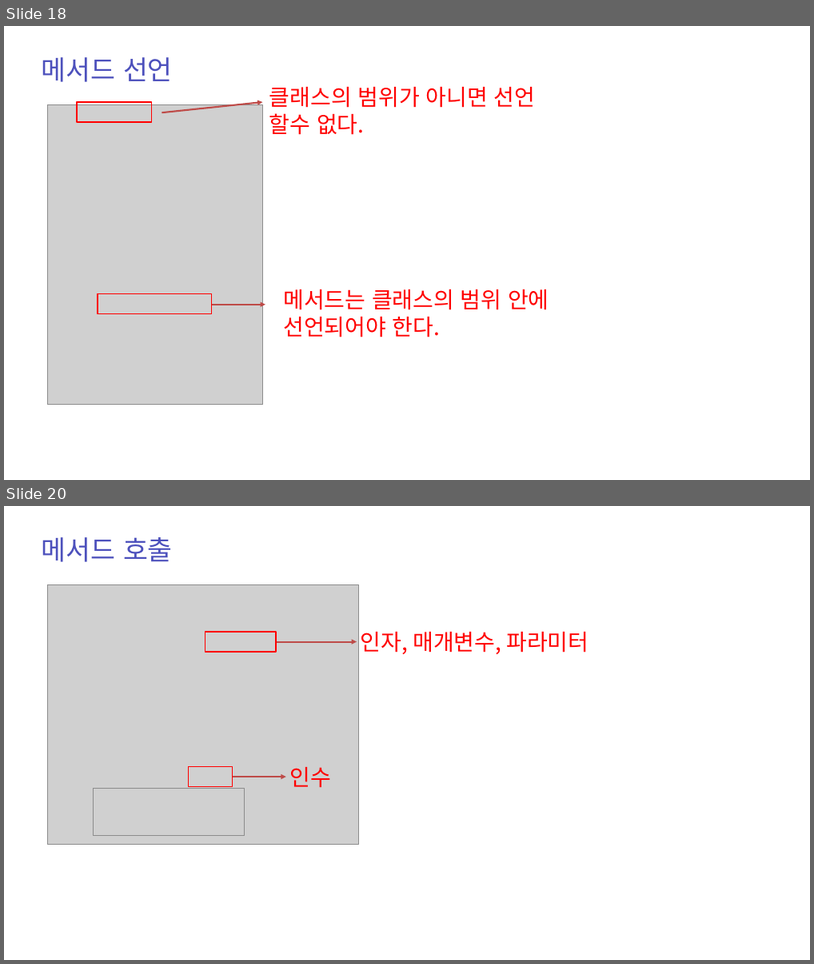
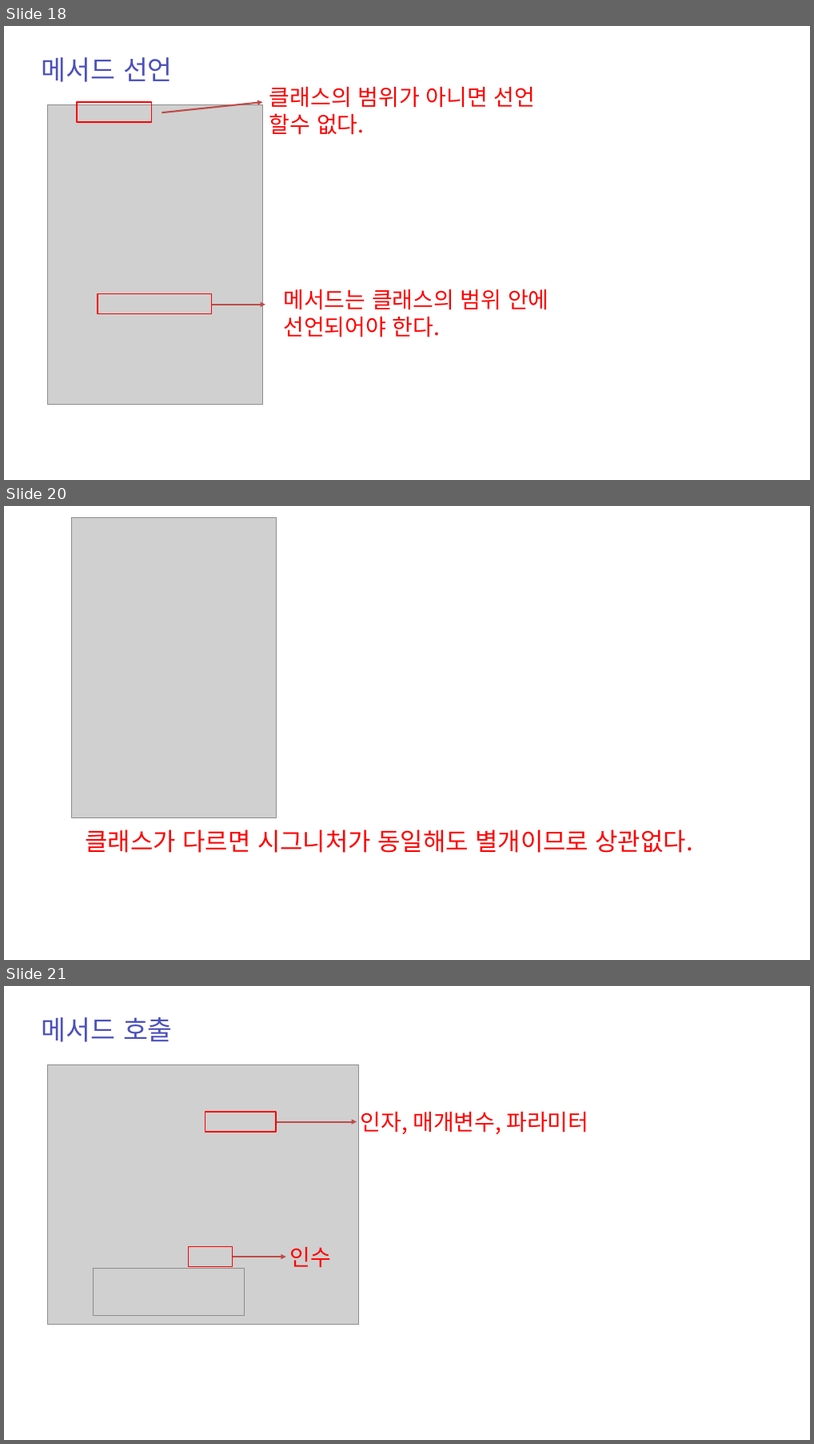
Before and after one commit to zest132/JavaLecture, a slide deck: JavaLecture/LectureFile/java 6강.pptx. Shown one above the other, each under a label of ours: slides 18 and 20 before the commit, slides 18, 20 and 21 after it; the slides between them are not shown. The pictures are 814x964 and 814x1444 pixels, drawn with LibreOffice and Linux fonts; fonts in the diff are those of the drawing; grey boxes stand for pictures. Boxes give left, top, right and bottom in pixels: in the first picture for what was removed or moved away, otherwise in the second. Text is boxed around its words. In the diff, an @@ line names an element or a change of style, - is before the commit and + after.

```diff
--- a/JavaLecture/LectureFile/java 6강.pptx
+++ b/JavaLecture/LectureFile/java 6강.pptx
@@ slide 20 added at box(4, 506, 810, 960), background #FFFFFF @@
@@ picture added at box(71, 518, 276, 817) @@
@@ text added at box(86, 829, 694, 852), 44 pt, text #FF0000 @@
+클래스가 다르면 시그니처가 동일해도 별개이므로 상관없다.
@@ what was slide 20 is now slide 21 @@
```
Also in this commit, not shown: 3 slides changed, 9 other slides added, 3 other files.
